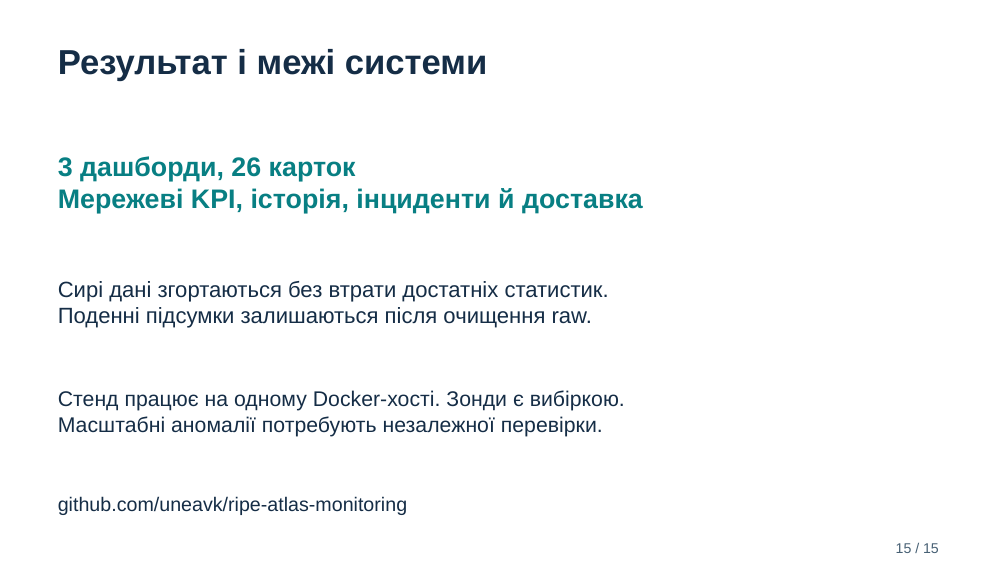
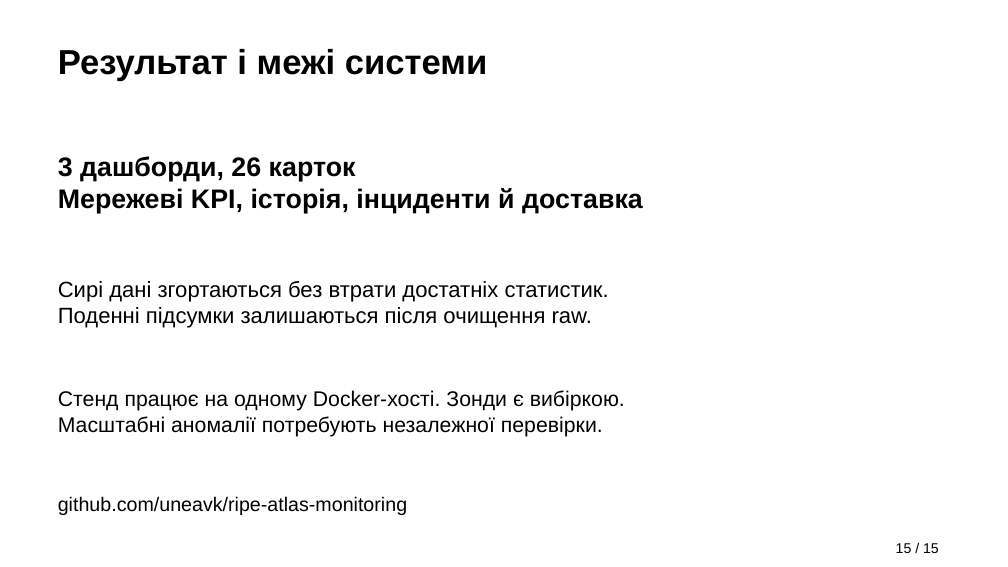
Before and after one commit to uneavk/ripe-atlas-monitoring, a slide deck: slide 15 of artifacts/handin/RIPE_Atlas_Defense.pptx. Drawn at 1008x567 pixels with LibreOffice and Linux fonts; fonts in the diff are those of the drawing. Boxes give left, top, right and bottom in pixels: in the first picture for what was removed or moved away, otherwise in the second. Text is boxed around its words. In the diff, an @@ line names an element or a change of style, - is before the commit and + after.

```diff
--- a/artifacts/handin/RIPE_Atlas_Defense.pptx
+++ b/artifacts/handin/RIPE_Atlas_Defense.pptx
@@ text "3 дашборди, 26 карток" at box(58, 156, 643, 213): text colour #087F83 to #000000 @@
@@ text colour #152D46 to #000000 in 4 elements at box(58, 49, 487, 81), box(58, 281, 609, 328), box(58, 390, 625, 437), box(58, 496, 407, 515) @@
@@ text "15 / 15" at box(896, 543, 939, 553): text colour #476074 to #000000 @@
```
Also in this commit, not shown: 14 other slides changed, 9 other files.
